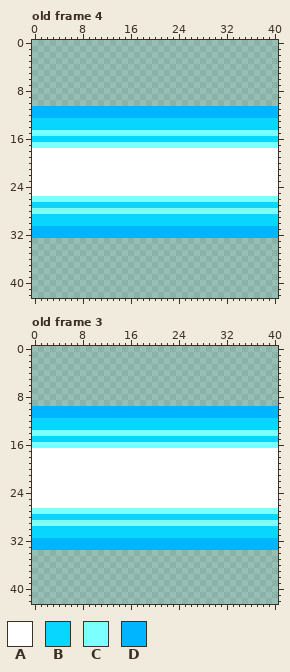
Two states of a pixel-art file, art/sprites/plasmabeam.aseprite. This is how it looked before the edit.
41x43 pixels, 6 frames. Shown: old frame 4, old frame 3.
Palette (. is transparent): A #ffffff  B #08d6ff  C #7bffff  D #00b5ff
Pixels before, old frame 4, first column x 0:
11 DDDDDDDDDDDDDDDDDDDDDDDDDDDDDDDDDDDDDDDDD
12 DDDDDDDDDDDDDDDDDDDDDDDDDDDDDDDDDDDDDDDDD
13 BBBBBBBBBBBBBBBBBBBBBBBBBBBBBBBBBBBBBBBBB
14 BBBBBBBBBBBBBBBBBBBBBBBBBBBBBBBBBBBBBBBBB
15 CCCCCCCCCCCCCCCCCCCCCCCCCCCCCCCCCCCCCCCCC
16 BBBBBBBBBBBBBBBBBBBBBBBBBBBBBBBBBBBBBBBBB
17 CCCCCCCCCCCCCCCCCCCCCCCCCCCCCCCCCCCCCCCCC
18 AAAAAAAAAAAAAAAAAAAAAAAAAAAAAAAAAAAAAAAAA
19 AAAAAAAAAAAAAAAAAAAAAAAAAAAAAAAAAAAAAAAAA
20 AAAAAAAAAAAAAAAAAAAAAAAAAAAAAAAAAAAAAAAAA
21 AAAAAAAAAAAAAAAAAAAAAAAAAAAAAAAAAAAAAAAAA
22 AAAAAAAAAAAAAAAAAAAAAAAAAAAAAAAAAAAAAAAAA
23 AAAAAAAAAAAAAAAAAAAAAAAAAAAAAAAAAAAAAAAAA
24 AAAAAAAAAAAAAAAAAAAAAAAAAAAAAAAAAAAAAAAAA
25 AAAAAAAAAAAAAAAAAAAAAAAAAAAAAAAAAAAAAAAAA
26 CCCCCCCCCCCCCCCCCCCCCCCCCCCCCCCCCCCCCCCCC
27 BBBBBBBBBBBBBBBBBBBBBBBBBBBBBBBBBBBBBBBBB
28 CCCCCCCCCCCCCCCCCCCCCCCCCCCCCCCCCCCCCCCCC
29 BBBBBBBBBBBBBBBBBBBBBBBBBBBBBBBBBBBBBBBBB
30 BBBBBBBBBBBBBBBBBBBBBBBBBBBBBBBBBBBBBBBBB
31 DDDDDDDDDDDDDDDDDDDDDDDDDDDDDDDDDDDDDDDDD
32 DDDDDDDDDDDDDDDDDDDDDDDDDDDDDDDDDDDDDDDDD
Pixels before, old frame 3, first column x 0:
10 DDDDDDDDDDDDDDDDDDDDDDDDDDDDDDDDDDDDDDDDD
11 DDDDDDDDDDDDDDDDDDDDDDDDDDDDDDDDDDDDDDDDD
12 BBBBBBBBBBBBBBBBBBBBBBBBBBBBBBBBBBBBBBBBB
13 BBBBBBBBBBBBBBBBBBBBBBBBBBBBBBBBBBBBBBBBB
14 CCCCCCCCCCCCCCCCCCCCCCCCCCCCCCCCCCCCCCCCC
15 BBBBBBBBBBBBBBBBBBBBBBBBBBBBBBBBBBBBBBBBB
16 CCCCCCCCCCCCCCCCCCCCCCCCCCCCCCCCCCCCCCCCC
17 AAAAAAAAAAAAAAAAAAAAAAAAAAAAAAAAAAAAAAAAA
18 AAAAAAAAAAAAAAAAAAAAAAAAAAAAAAAAAAAAAAAAA
19 AAAAAAAAAAAAAAAAAAAAAAAAAAAAAAAAAAAAAAAAA
20 AAAAAAAAAAAAAAAAAAAAAAAAAAAAAAAAAAAAAAAAA
21 AAAAAAAAAAAAAAAAAAAAAAAAAAAAAAAAAAAAAAAAA
22 AAAAAAAAAAAAAAAAAAAAAAAAAAAAAAAAAAAAAAAAA
23 AAAAAAAAAAAAAAAAAAAAAAAAAAAAAAAAAAAAAAAAA
24 AAAAAAAAAAAAAAAAAAAAAAAAAAAAAAAAAAAAAAAAA
25 AAAAAAAAAAAAAAAAAAAAAAAAAAAAAAAAAAAAAAAAA
26 AAAAAAAAAAAAAAAAAAAAAAAAAAAAAAAAAAAAAAAAA
27 CCCCCCCCCCCCCCCCCCCCCCCCCCCCCCCCCCCCCCCCC
28 BBBBBBBBBBBBBBBBBBBBBBBBBBBBBBBBBBBBBBBBB
29 CCCCCCCCCCCCCCCCCCCCCCCCCCCCCCCCCCCCCCCCC
30 BBBBBBBBBBBBBBBBBBBBBBBBBBBBBBBBBBBBBBBBB
31 BBBBBBBBBBBBBBBBBBBBBBBBBBBBBBBBBBBBBBBBB
32 DDDDDDDDDDDDDDDDDDDDDDDDDDDDDDDDDDDDDDDDD
33 DDDDDDDDDDDDDDDDDDDDDDDDDDDDDDDDDDDDDDDDD
After:
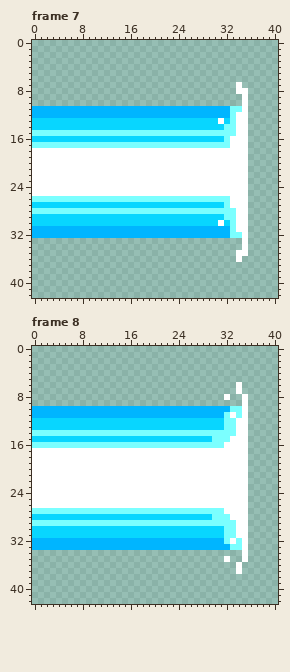
A new or re-ordered frame is compared with the old frame closest to it.
Difference:
frames 6 -> 8
Frame 7 is new; against old frame 4:
There is now colour A in row 7 at x 34; in row 8 at x 34 to 35; in rows 9 to 10 at x 35; in rows 33 to 34 at x 35; in row 35 at x 34 to 35; in row 36 at x 34.
The edit turns colour B into colour A in row 13 at x 31 and 34 to 35; in row 14 at x 34 to 35; in row 16 at x 33 to 35; in row 27 at x 33 to 35; in row 29 at x 34 to 35; in row 30 at x 31 and 34 to 35.
The edit turns colour C into colour A in row 15 at x 34 to 35; in row 17 at x 33 to 35; in row 26 at x 33 to 35; in row 28 at x 34 to 35.
The edit turns colour D into colour A in row 11 at x 35; in row 12 at x 34 to 35; in row 31 at x 34 to 35; in row 32 at x 35.
The edit turns colour B into colour C in row 13 at x 33; in row 14 at x 32 to 33; in row 16 at x 32; in row 27 at x 32; in row 29 at x 32 to 33; in row 30 at x 33.
The edit turns colour D into colour C in row 11 at x 33 to 34; in row 12 at x 33; in row 31 at x 33; in row 32 at x 33 to 34.
Colour A is removed in rows 18 to 25 at x 36 to 40.
Colour B is removed in rows 13 to 14 at x 36 to 40; in row 16 at x 36 to 40; in row 27 at x 36 to 40; in rows 29 to 30 at x 36 to 40.
Colour C is removed in row 15 at x 36 to 40; in row 17 at x 36 to 40; in row 26 at x 36 to 40; in row 28 at x 36 to 40.
Colour D is removed in rows 11 to 12 at x 36 to 40; in rows 31 to 32 at x 36 to 40.
Frame 8 is new; against old frame 3:
There is now colour A in rows 6 to 7 at x 34; in row 8 at x 32 and 35; in row 9 at x 35; in row 34 at x 35; in row 35 at x 32 and 35; in rows 36 to 37 at x 34.
The edit turns colour B into colour A in rows 12 to 13 at x 34 to 35; in row 15 at x 33 to 35; in row 28 at x 33 to 35; in rows 30 to 31 at x 34 to 35.
The edit turns colour C into colour A in row 14 at x 34 to 35; in row 16 at x 32 to 35; in row 27 at x 32 to 35; in row 29 at x 34 to 35.
The edit turns colour D into colour A in row 10 at x 35; in row 11 at x 33 and 35; in row 32 at x 33 and 35; in row 33 at x 35.
The edit turns colour B into colour C in rows 12 to 13 at x 32 to 33; in row 15 at x 30 to 32; in row 28 at x 30 to 32; in rows 30 to 31 at x 32 to 33.
The edit turns colour D into colour C in row 10 at x 33 to 34; in row 11 at x 32 and 34; in row 32 at x 32 and 34; in row 33 at x 33 to 34.
Colour A is removed in rows 17 to 26 at x 36 to 40.
Colour B is removed in rows 12 to 13 at x 36 to 40; in row 15 at x 36 to 40; in row 28 at x 36 to 40; in rows 30 to 31 at x 36 to 40.
Colour C is removed in row 14 at x 36 to 40; in row 16 at x 36 to 40; in row 27 at x 36 to 40; in row 29 at x 36 to 40.
Colour D is removed in rows 10 to 11 at x 36 to 40; in rows 32 to 33 at x 36 to 40.
Pixel boxes of the changes (left, top, right, bottom) in both pictures:
changed: (218, 82, 278, 262)
changed: (212, 382, 278, 574)
